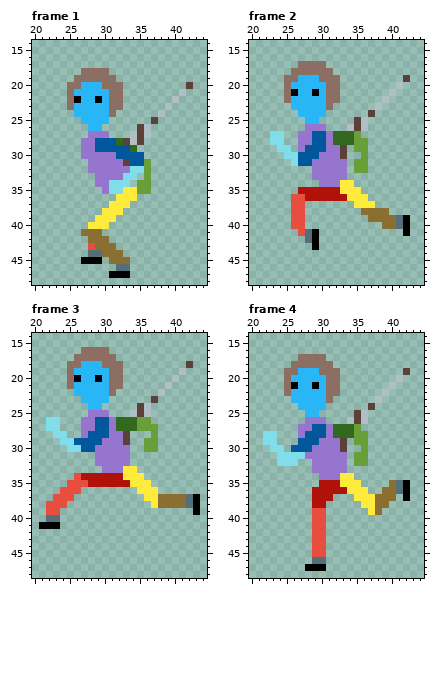
One commit to this pixel-art file: The Fallen Guardian/Assets/Art/Characters/Player/Move/Player_Move_Left.aseprite. That is the earlier state.
64x64 pixels, 8 frames. Shown: frame 1: x 20..44, y 14..48; frame 2: x 20..44, y 14..48; frame 3: x 20..44, y 14..48; frame 4: x 20..44, y 14..48. The commit also changed other frames, which this record leaves out.
New version:
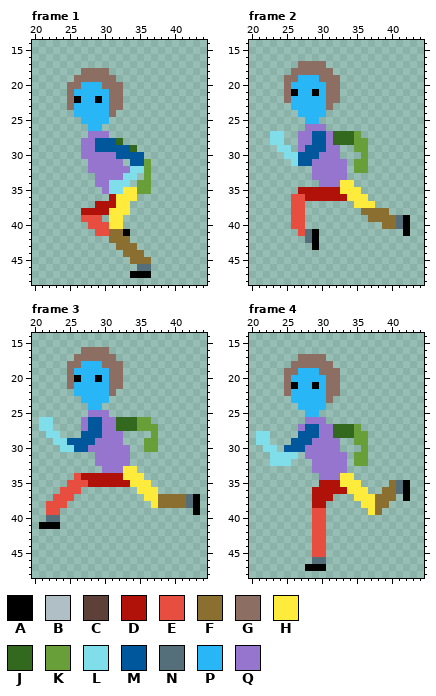
Palette (. is transparent): A #000000  B #b0bec5  C #5d4037  D #b0120a  E #e84e40  F #8a6f30  G #8d6e63  H #ffeb3b  J #33691e  K #689f38  L #80deea  M #01579b  N #546e7a  P #29b6f6  Q #9575cd
The exact change:
layer "Weapons/Club" now hidden
layer "Body/White Body, Pick Color in Engine" now hidden
layer "Parts/Right Leg" now hidden
layer "Parts/Left Leg" now hidden
layer "Parts/Right Arm" now hidden
layer "Parts/Left Arm" now hidden
layer "Parts/Chest" now hidden
layer "Parts Copy/Right Leg" added
layer "Parts Copy/Right Arm" added
layer "Parts Copy/Chest" added
layer "Parts Copy/Left Leg" added
layer "Parts Copy/Left Arm" added
Changed rows in their new state; - is an unchanged pixel.
Frame 1:
first column x 33:
20 ---------.
21 --------.-
22 -------.--
23 ------.---
24 -----.----
25 ----.-----
26 --..------
27 -...------
28 ...-------
31 .---------
first column x 27:
36 ----D-----
37 --DDD-----
38 DDDD--H---
39 EEE.-H----
40 -EEEHH----
41 ..EEFFA---
42 -...FFF---
43 -....FFF--
44 -.....FFF-
45 ...-...FFF
46 -----..-NN
47 ----...AAA
Frame 2:
first column x 33:
19 ---------.
20 --------.-
21 -------.--
22 ------.---
23 -----.----
24 ----.-----
25 --..------
26 -...------
29 .---------
30 .---------
Frame 3:
first column x 21:
18 ---------------------.
19 --------------------.-
20 -------------------.--
21 ------------------.---
22 -----------------.----
23 ----------------.-----
24 --------------..------
25 -------------...------
26 L-.----M-Q------------
27 L-.----M-Q------------
28 -L-.--M--Q--.---------
29 --L-M---Q---.---------
30 ---L-M-Q--------------
Frame 4:
first column x 21:
19 ---------------------.
20 --------------------.-
21 -------------------.--
22 ------------------.---
23 -----------------.----
24 ----------------.-----
25 --------------..------
26 -------------...------
27 -------M-Q------------
28 L-.---M--Q------------
29 L-.--M--Q---.---------
30 -L-.M--Q----.---------
31 --L---.---------------
32 --L--.----------------
Pixel boxes of the changes (left, top, right, bottom) in both pictures:
erased: (123, 82, 193, 166)
changed: (81, 194, 151, 278)
erased: (340, 75, 410, 159)
changed: (39, 361, 193, 452)
changed: (256, 368, 410, 466)
